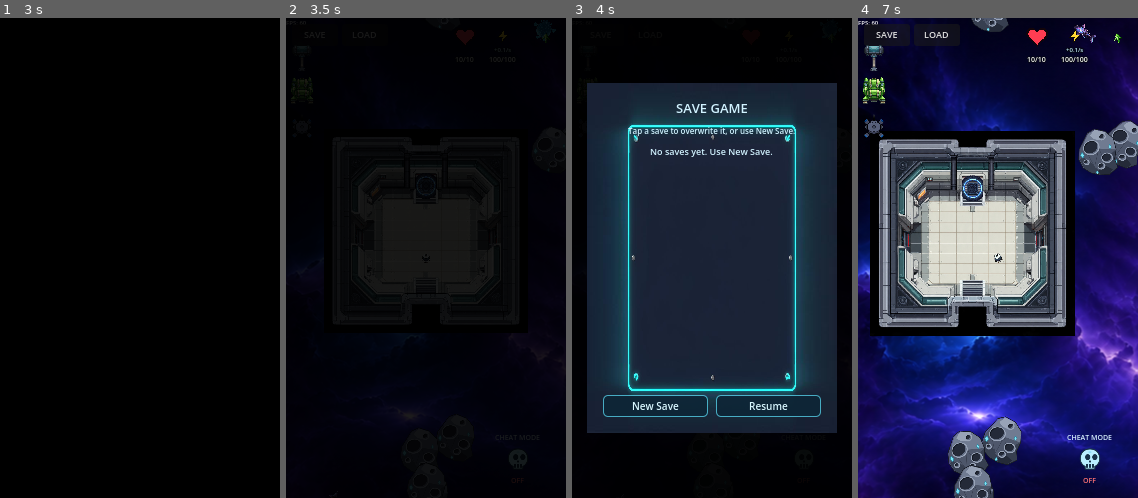
Above: before the commit, frames 1-4 (left to right).
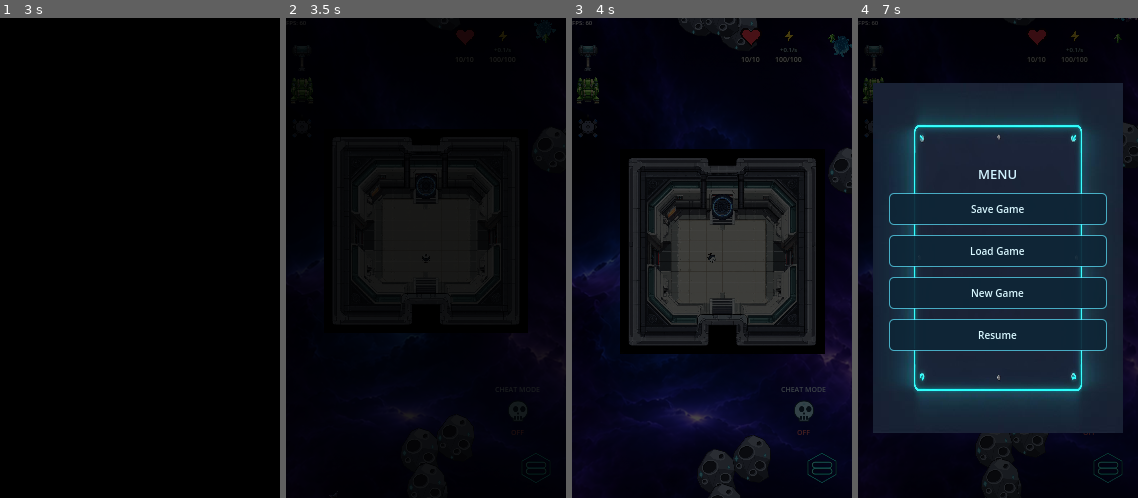
Above: after the commit, the same moments.

Repository: wildane/ShootingStar
Game: Godot game, scene res://scene/main_menu/main_menu.tscn
The game is run twice, just before and just after one commit, with the same random seed, the same clock (stepped at 60 frames per second) and the same inputs.
Inputs (mouse positions are in pixels of both pictures, inside the frame that each line leads up to):
- Up to frame 1 (3 s): click "Load Game" at 0.5 s; click "Back" at 1.25 s; click "New Game" at 2 s; click "New Game" at 2.75 s
- Up to frame 2 (3.5 s): no input
- Up to frame 3 (4 s): click (600, 37) at 3.5 s, where only the run before the commit has a clickable "SAVE"
- Up to frame 4 (7 s): click (1054, 406) at 4.25 s, where only the run before the commit has a clickable "Resume"; click (1107, 469) at 5.02 s; click (998, 210) at 5.75 s, where only the run after the commit has a clickable "Save Game"; click (1054, 406) at 6.5 s, where only the run after the commit has a clickable "Back"

Frame 1 is identical in both runs. In frame 2, 0.2% of the frame differs, in the area x 79-94%, y 80-97%; in frame 3, 63%; in frame 4, 91%, in the area x 0-100%, y 0-100%.

Commit message:
Satu butang MENU dengan ikon di bawah kanan gantikan SAVE dan LOAD
Panel menu dalam game kini mengandungi Save Game, Load Game, New Game
(pengesahan dahulu) dan Resume; butang cheat dinaikkan ke atas butang menu
supaya kedua-duanya tidak bertindih.

Diff:
--- a/scene/level_3/level_3.gd
+++ b/scene/level_3/level_3.gd
@@ -3,6 +3,8 @@
 var player_scene = preload("res://scene/astro/astro2.tscn")
 var local_player: CharacterBody2D
 @onready var ysort = $Y_Sort_Container
+
+const IKON_MENU: Texture2D = preload("res://scene/ui/menu_icon.png")
 
 # Node overlay untuk mengawal skrin gelap/terang milik level_3
 var overlay_gelap: ColorRect
@@ -14,7 +16,7 @@
 	# 1. Bina lapisan hitam pekat bersiap sedia di bawah lapisan menu (Alpha = 1.0)
 	bina_overlay_mula()
 	_bina_hud_hp_pemain()
-	_bina_butang_simpan()
+	_bina_butang_menu()
 
 	# 2. Hubungkan isyarat daripada JSON
 	if not SaveManager.semua_data_siap_di_load.is_connected(proses_selesai_load_json):
@@ -122,44 +124,33 @@
 	SaveManager.save_game()
 	print("[World] Dunia hibrid berjaya disimpan ke storan!")
 
-# Butang SAVE dan LOAD di kiri atas HUD.
-func _bina_butang_simpan() -> void:
+# Satu butang MENU di bawah kanan HUD, di bawah butang cheat.
+# Panel menu mengandungi SAVE, LOAD dan NEW GAME.
+func _bina_butang_menu() -> void:
 	var canvas = get_node_or_null("CanvasLayer")
-	if canvas == null or canvas.has_node("ButangSimpan"):
+	if canvas == null or canvas.has_node("ButangMenu"):
 		return
 
 	var butang := Button.new()
-	butang.name = "ButangSimpan"
-	butang.text = "SAVE"
-	butang.add_theme_font_size_override("font_size", 9)
-	butang.set_anchors_preset(Control.PRESET_TOP_LEFT)
-	butang.offset_left = 6
-	butang.offset_top = 6
-	butang.offset_right = 52
-	butang.offset_bottom = 28
-	butang.pressed.connect(_buka_menu_simpan)
+	butang.name = "ButangMenu"
+	butang.icon = IKON_MENU
+	butang.expand_icon = true
+	butang.flat = true
+	butang.focus_mode = Control.FOCUS_NONE
+	butang.custom_minimum_size = Vector2(40, 40)
+	butang.set_anchors_preset(Control.PRESET_BOTTOM_RIGHT)
+	butang.offset_left = -50
+	butang.offset_top = -50
+	butang.offset_right = -10
+	butang.offset_bottom = -10
+	butang.pressed.connect(_buka_menu_game)
 	canvas.add_child(butang)
 
-	var butang_muat := Button.new()
-	butang_muat.name = "ButangMuat"
-	butang_muat.text = "LOAD"
-	butang_muat.add_theme_font_size_override("font_size", 9)
-	butang_muat.set_anchors_preset(Control.PRESET_TOP_LEFT)
-	butang_muat.offset_left = 56
-	butang_muat.offset_top = 6
-	butang_muat.offset_right = 102
-	butang_muat.offset_bottom = 28
-	butang_muat.pressed.connect(_buka_menu_muat)
-	canvas.add_child(butang_muat)
-
 # ==========================================
-# MENU SAVE / LOAD DALAM GAME (game pause)
+# MENU SAVE / LOAD / NEW GAME DALAM GAME (game pause)
 # ==========================================
-func _buka_menu_simpan() -> void:
-	_buka_menu(SaveMenu.MOD_SIMPAN)
-
-func _buka_menu_muat() -> void:
-	_buka_menu(SaveMenu.MOD_MUAT)
+func _buka_menu_game() -> void:
+	_buka_menu(SaveMenu.MOD_MENU)
 
 func _buka_menu(mod: int) -> void:
 	if is_instance_valid(_menu_simpan):
--- a/scene/ui/CheatMode.gd
+++ b/scene/ui/CheatMode.gd
@@ -23,10 +23,11 @@
 func _ready() -> void:
 	_rng.randomize()
 	set_anchors_preset(Control.PRESET_BOTTOM_RIGHT)
+	# Diletakkan di atas butang MENU yang berada di hujung bawah kanan.
 	offset_left = -88.0
-	offset_top = -66.0
+	offset_top = -114.0
 	offset_right = -8.0
-	offset_bottom = -8.0
+	offset_bottom = -56.0
 	mouse_filter = Control.MOUSE_FILTER_PASS
 
 	var susunan := VBoxContainer.new()
--- a/scene/ui/SaveMenu.gd
+++ b/scene/ui/SaveMenu.gd
@@ -8,11 +8,15 @@
 
 const MOD_SIMPAN := 0
 const MOD_MUAT := 1
+# Menu kecil dalam game: pilih SAVE, LOAD atau NEW GAME.
+const MOD_MENU := 2
 
 var mod_semasa: int = MOD_SIMPAN
 
 var _tajuk: Label
 var _petua: Label
+var _isi: VBoxContainer
+var _hub: VBoxContainer
 var _senarai: VBoxContainer
 var _butang_baru: Button
 var _butang_tutup: Button
@@ -25,12 +29,19 @@
 var _input_nama: LineEdit
 var _butang_ya: Button
 var _id_sasaran: String = ""
+# Tindakan dialog yang sedang terbuka: "simpan", "timpa" atau "baru".
+var _dialog_tindakan: String = "simpan"
+# Senarai dibuka daripada menu dalam game, jadi butang tutup kembali ke menu.
+var _dari_hub: bool = false
 
 func _ready() -> void:
 	layer = 101
 	process_mode = Node.PROCESS_MODE_ALWAYS
 	_bina_ui()
-	segarkan_senarai()
+	if mod_semasa == MOD_MENU:
+		_tunjuk_hub()
+	else:
+		segarkan_senarai()
 
 # ==========================================
 # UI
@@ -67,6 +78,7 @@
 	isi.add_theme_constant_override("separation", 8)
 	isi.theme = _bina_tema()
 	panel.add_child(isi)
+	_isi = isi
 
 	_tajuk = Label.new()
 	_tajuk.horizontal_alignment = HORIZONTAL_ALIGNMENT_CENTER
@@ -114,6 +126,60 @@
 	baris.add_child(_butang_tutup)
 
 	_bina_dialog()
+	_bina_hub(panel)
+
+# Menu kecil dalam game: SAVE, LOAD, NEW GAME dan Resume.
+func _bina_hub(panel: Control) -> void:
+	_hub = VBoxContainer.new()
+	_hub.set_anchors_and_offsets_preset(Control.PRESET_FULL_RECT)
+	_hub.offset_left = 16.0
+	_hub.offset_top = 16.0
+	_hub.offset_right = -16.0
+	_hub.offset_bottom = -16.0
+	_hub.add_theme_constant_override("separation", 10)
+	_hub.alignment = BoxContainer.ALIGNMENT_CENTER
+	_hub.theme = _bina_tema()
+	_hub.visible = false
+	panel.add_child(_hub)
+
+	var tajuk := Label.new()
+	tajuk.text = "MENU"
+	tajuk.horizontal_alignment = HORIZONTAL_ALIGNMENT_CENTER
+	tajuk.add_theme_font_size_override("font_size", 13)
+	_hub.add_child(tajuk)
+
+	_hub.add_child(_butang_hub("Save Game", _on_hub_simpan))
+	_hub.add_child(_butang_hub("Load Game", _on_hub_muat))
+	_hub.add_child(_butang_hub("New Game", _tanya_baru))
+	_hub.add_child(_butang_hub("Resume", _tutup))
+
+func _butang_hub(teks: String, sasaran: Callable) -> Button:
+	var butang := Button.new()
+	butang.text = teks
+	butang.custom_minimum_size = Vector2(0, 32)
+	butang.add_theme_font_size_override("font_size", 10)
+	butang.pressed.connect(sasaran)
+	return butang
+
+func _tunjuk_hub() -> void:
+	mod_semasa = MOD_MENU
+	_dari_hub = false
+	_lapis_dialog.visible = false
+	_isi.visible = false
+	_hub.visible = true
+
+func _buka_senarai(mod: int) -> void:
+	mod_semasa = mod
+	_dari_hub = true
+	_hub.visible = false
+	_isi.visible = true
+	segarkan_senarai()
+
+func _on_hub_simpan() -> void:
+	_buka_senarai(MOD_SIMPAN)
+
+func _on_hub_muat() -> void:
+	_buka_senarai(MOD_MUAT)
 
 # Dialog kecil di atas panel untuk nama simpanan dan pengesahan overwrite.
 func _bina_dialog() -> void:
@@ -239,7 +305,7 @@
 	_tajuk.text = "SAVE GAME" if mod_simpan else "LOAD GAME"
 	_petua.text = "Tap a save to overwrite it, or use New Save." if mod_simpan else "Tap a save to load it."
 	_butang_baru.visible = mod_simpan
-	_butang_tutup.text = "Resume" if mod_simpan else "Cancel"
+	_butang_tutup.text = "Back" if _dari_hub else ("Resume" if mod_simpan else "Cancel")
 	_status.text = ""
 
 	var jumlah := 0
@@ -292,6 +358,7 @@
 # DIALOG NAMA / PENGESAHAN
 # ==========================================
 func _tanya_nama() -> void:
+	_dialog_tindakan = "simpan"
 	_id_sasaran = ""
 	_dialog_tajuk.text = "NEW SAVE"
 	_dialog_mesej.text = "Give this save a name:"
@@ -303,6 +370,7 @@
 	_input_nama.select_all()
 
 func _tanya_timpa(id: String) -> void:
+	_dialog_tindakan = "timpa"
 	_id_sasaran = id
 	_dialog_tajuk.text = "OVERWRITE SAVE"
 	_dialog_mesej.text = "Overwrite \"%s\"?\nCurrent progress in that slot will be replaced." % SaveManager.nama_slot(id)
@@ -310,18 +378,35 @@
 	_input_nama.visible = false
 	_lapis_dialog.visible = true
 
+func _tanya_baru() -> void:
+	_dialog_tindakan = "baru"
+	_id_sasaran = ""
+	_dialog_tajuk.text = "NEW GAME"
+	_dialog_mesej.text = "Start a new game?\nUnsaved progress in this session will be lost."
+	_butang_ya.text = "New Game"
+	_input_nama.visible = false
+	_lapis_dialog.visible = true
+
 func _on_nama_dihantar(_teks: String) -> void:
 	if _lapis_dialog.visible and _input_nama.visible:
 		_dialog_ya()
 
 func _dialog_ya() -> void:
+	var tindakan := _dialog_tindakan
 	var id_sasaran := _id_sasaran
 	var nama := _input_nama.text
 	_id_sasaran = ""
 	_lapis_dialog.visible = false
 
+	if tindakan == "baru":
+		SaveManager.mula_permainan_baru()
+		get_tree().paused = false
+		ditutup.emit()
+		get_tree().change_scene_to_file("res://scene/level_3/level_3.tscn")
+		return
+
 	var id := id_sasaran
-	if id == "":
+	if tindakan == "simpan":
 		id = SaveManager.simpan_slot_baru(nama)
 	elif not SaveManager.simpan_ke_slot(id):
 		id = ""
@@ -337,4 +422,7 @@
 	_lapis_dialog.visible = false
 
 func _tutup() -> void:
+	if _dari_hub:
+		_tunjuk_hub()
+		return
 	ditutup.emit()
Binary file added: scene/ui/menu_icon.png
Not shown, added: scene/ui/menu_icon.png.import
